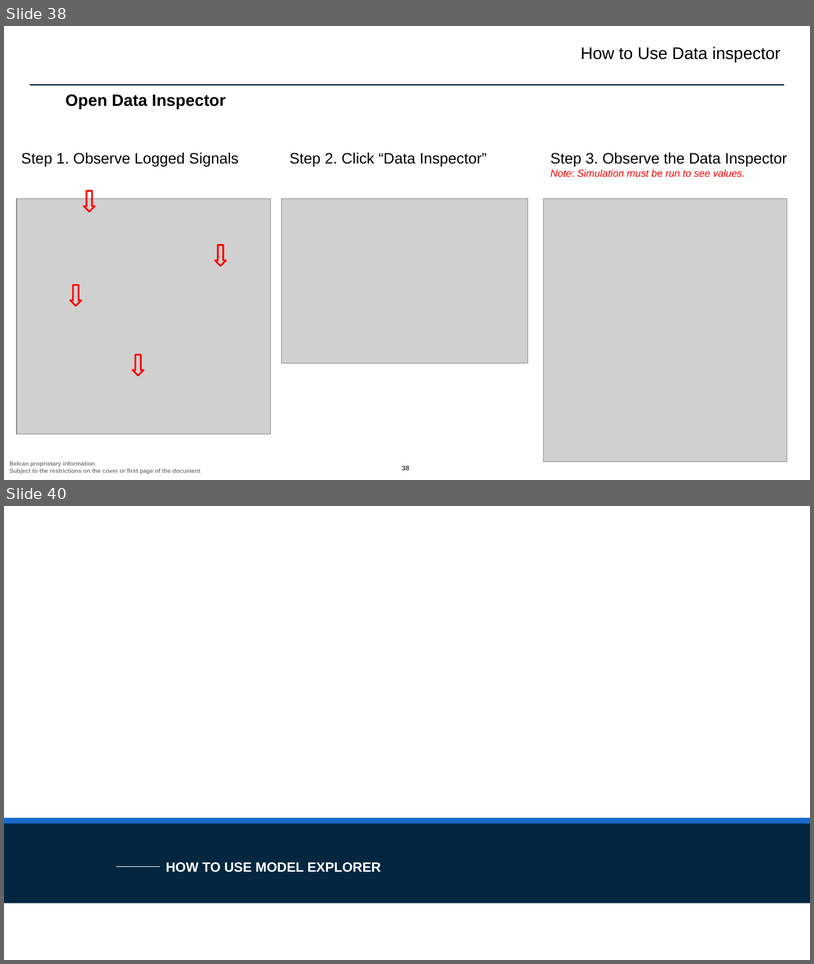
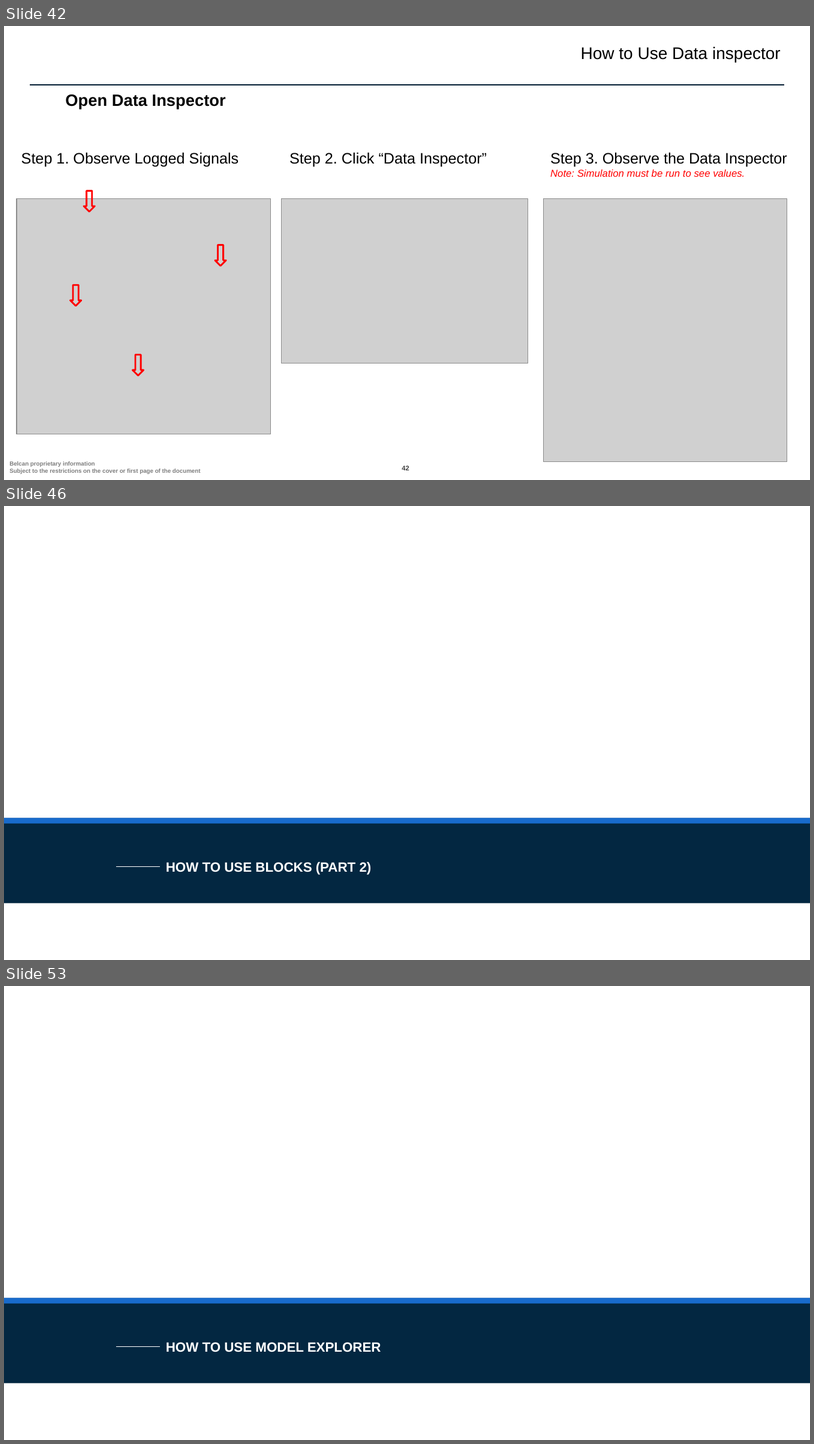
Before and after one commit to ntylerbelcan/aviation-controls-simulink-training-Belcan, a slide deck: ch01/Chapter 1 - Belcan.pptx. Shown one above the other, each under a label of ours: slides 38 and 40 before the commit, slides 42, 46 and 53 after it; the slides between them are not shown. The pictures are 814x964 and 814x1444 pixels, drawn with LibreOffice and Linux fonts; fonts in the diff are those of the drawing; grey boxes stand for pictures; background and template pictures are left out. Boxes give left, top, right and bottom in pixels: in the first picture for what was removed or moved away, otherwise in the second. Text is boxed around its words. In the diff, an @@ line names an element or a change of style, - is before the commit and + after.

```diff
--- a/ch01/Chapter 1 - Belcan.pptx
+++ b/ch01/Chapter 1 - Belcan.pptx
@@ slide 46 added at [4, 506, 810, 960], background #FFFFFF at 90% opacity; not listed: 3 template elements that a slide beside it also shows @@
@@ title added at [166, 861, 372, 874], 16 pt, text #FFFFFF, bold @@
+HOW TO USE BLOCKS (PART 2)
@@ what was slide 38 is now slide 42 @@
@@ page number at [402, 465, 409, 470]: text changed @@
-38
+42
@@ what was slide 40 is now slide 53 @@
```
Also in this commit, not shown: 23 slides changed, 15 other slides added, 4 other files.
